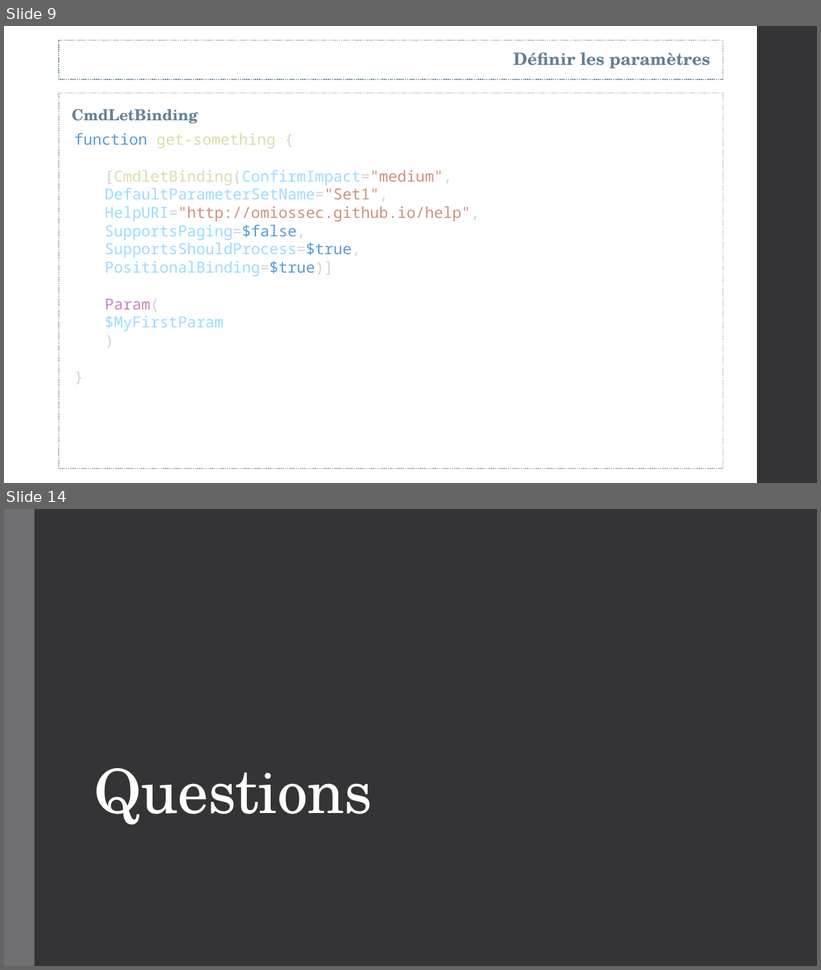
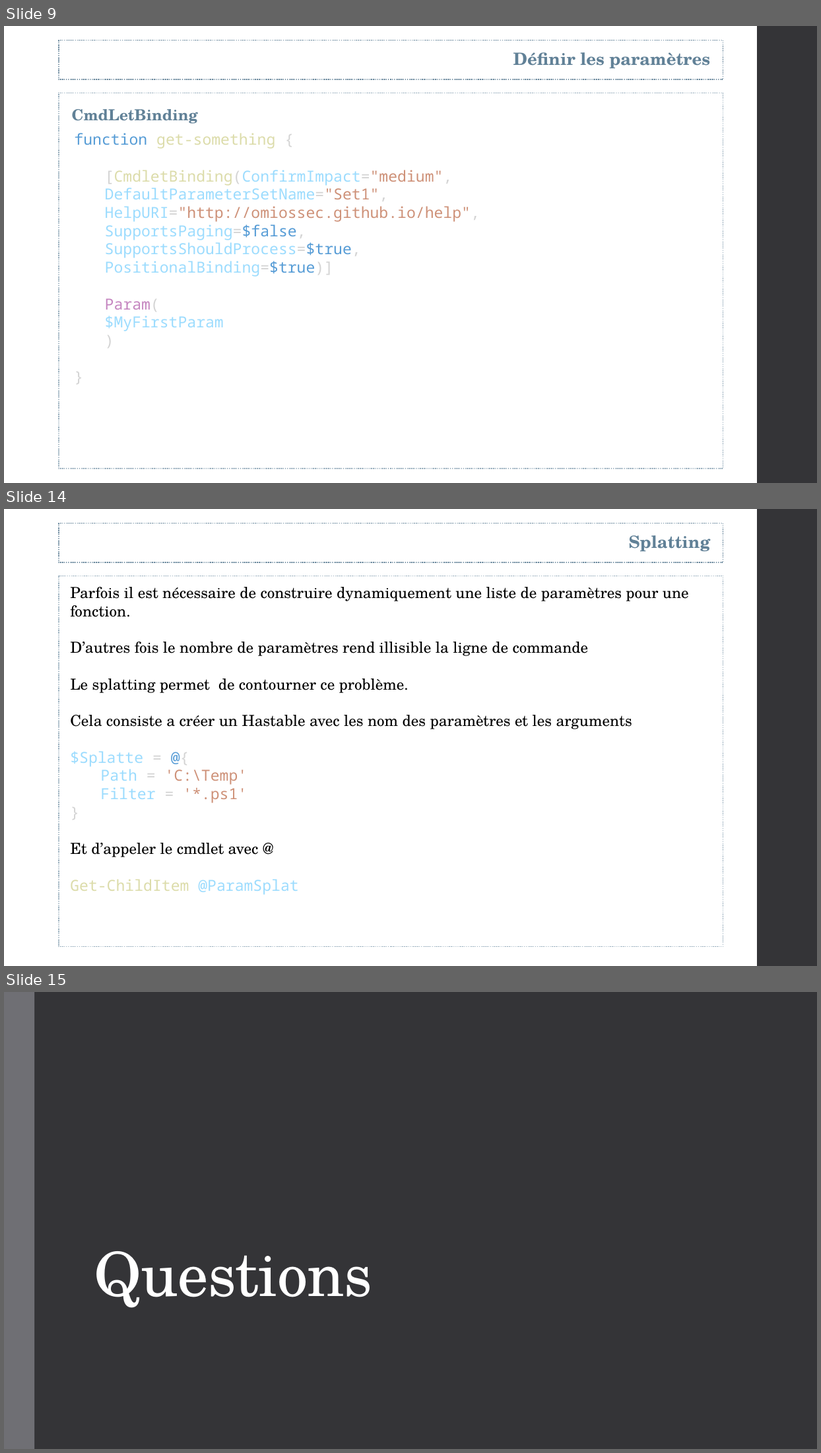
Before and after one commit to omiossec/meetup-20181122-ParamBinding, a slide deck: FRPSUG-2018-Olivier-Miossec [Enregistrement automatique].pptx. Shown one above the other, each under a label of ours: slides 9 and 14 before the commit, slides 9, 14 and 15 after it; the slides between them are not shown. The pictures are 821x970 and 821x1453 pixels, drawn with LibreOffice and Linux fonts; fonts in the diff are those of the drawing. Boxes give left, top, right and bottom in pixels: in the first picture for what was removed or moved away, otherwise in the second. Text is boxed around its words. In the diff, an @@ line names an element or a change of style, - is before the commit and + after.

```diff
--- a/FRPSUG-2018-Olivier-Miossec [Enregistrement automatique].pptx
+++ b/FRPSUG-2018-Olivier-Miossec [Enregistrement automatique].pptx
@@ slide 14 added at (x1=4, y1=509, x2=817, y2=966), background #FFFFFF; not listed: 1 template element that a slide beside it also shows @@
@@ rectangle added at (x1=59, y1=524, x2=723, y2=562), outline #618197 1.1 pt dashed @@
@@ text added at (x1=629, y1=535, x2=711, y2=551), 20 pt, text #618197, bold @@
+Splatting
@@ rectangle added at (x1=59, y1=576, x2=723, y2=947), outline #92A9B9 1.1 pt dashed @@
@@ text added at (x1=70, y1=587, x2=689, y2=895), 18 pt, text #000000 @@
+Parfois il est nécessaire de construire dynamiquement une liste de paramètres pour une fonction.
+D’autres fois le nombre de paramètres rend illisible la ligne de commande
+Le splatting permet de contourner ce problème.
+Cela consiste a créer un Hastable avec les nom des paramètres et les arguments
+$Splatte = @{
+  Path = 'C:\Temp'
+  Filter = '*.ps1'
+}
+Et d’appeler le cmdlet avec @
+Get-ChildItem @ParamSplat
@@ what was slide 14 is now slide 15 @@
```
Also in this commit, not shown: 1 slide changed, 3 other slides added, 3 slides removed, 1 other file.
